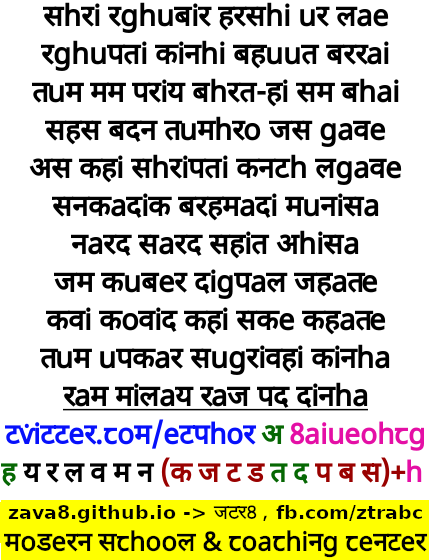
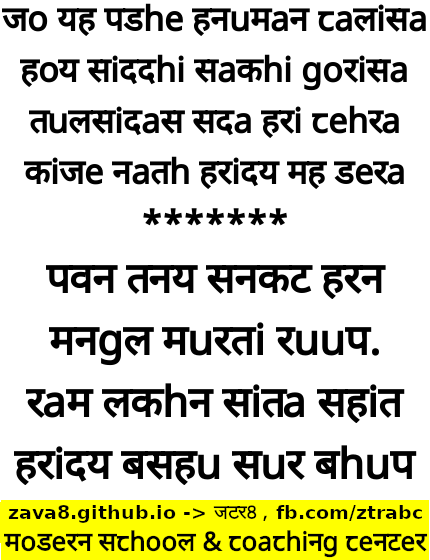
Layered file, before and after one edit (430 x 560). Changes by layer:
showed "s9(18000ms)", painted on it over [2, 3, 426, 485]
showed "z9" over [1, 2, 426, 487]
showed "s8", painted on it over [2, 3, 426, 487]
showed "z8" over [1, 2, 426, 487]
showed "s7(18000ms)", painted on it over [5, 3, 424, 487]
showed "z7" over [1, 2, 426, 487]
showed "s6(18000ms)", painted on it over [3, 3, 426, 487]
showed "z6" over [1, 2, 426, 487]
showed "s5(18000ms)", painted on it over [2, 3, 426, 487]
showed "z5" over [1, 2, 426, 487]
